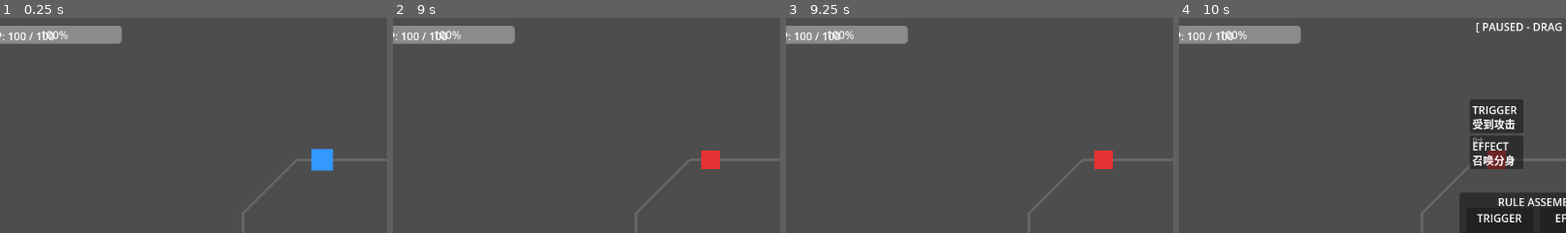
Above: before the commit, frames 1-4 (left to right).
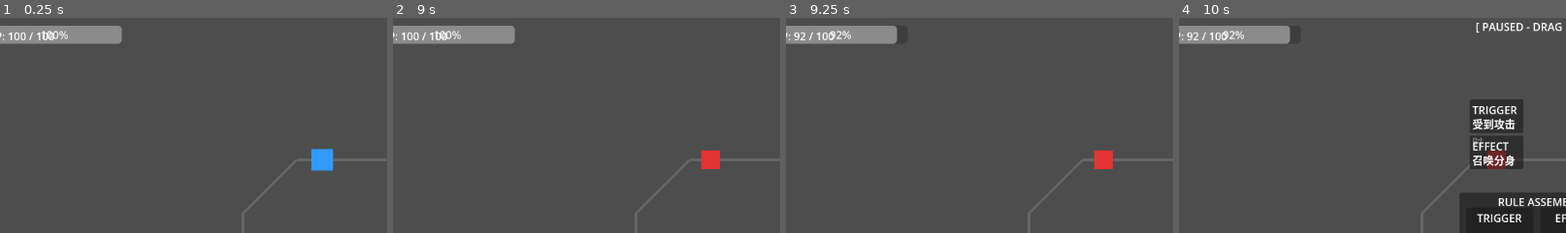
Above: after the commit, the same moments.

Repository: 595145489/attribute-loop
Game: Godot game, scene res://scenes/main/Main.tscn
Two runs of this game, one before a commit and one after it. Both use one fixed random seed, a clock stepped at 60 frames per second and the inputs below.
Inputs (mouse positions are % of the whole screen's width and height, from its top left):
- Up to frame 1 (0.25 s): no input
- Up to frame 2 (9 s): tap Enter (ui_accept) at 0.5, 0.77, 3.77, 4.25, 5, 5.75, 6.77, 7.25 s; move the mouse to (72, 44) at 0.52 s; click (72, 44) at 0.67 s; drag from (30, 54) to (45, 70) at 1.27 s; move the mouse to (60, 27) at 2.02 s; click (60, 27) at 2.17 s; drag from (45, 70) to (20, 34) at 2.77 s; move the mouse to (80, 65) at 3.52 s; click (80, 65) at 3.67 s; drag from (45, 51) to (35, 24) at 4.27 s; move the mouse to (55, 49) at 5.02 s; click (55, 49) at 5.17 s; drag from (54, 51) to (30, 54) at 5.77 s; move the mouse to (72, 44) at 6.52 s; click (72, 44) at 6.67 s; drag from (30, 54) to (45, 70) at 7.27 s; move the mouse to (60, 27) at 8.02 s; click (60, 27) at 8.17 s; drag from (45, 70) to (20, 34) at 8.77 s
- Up to frame 3 (9.25 s): no input
- Up to frame 4 (10 s): move the mouse to (80, 65) at 9.52 s; click (80, 65) at 9.67 s; tap Enter (ui_accept) at 9.77 s
The pictures show only the part of the screen within x 3-53%, y 0-50%; the shares and areas given below are measured in that part.

Frames 1-2 are identical in both runs. In frame 3, 0.6% of the frame differs, in the area x 2-32%, y 3-13%; in frame 4, 0.6%.

Commit message:
feat: add Log singleton, enemy component AI, overlay dynamic refresh
- Add Log autoload (scripts/systems/Log.gd) wired in project.godot
- Enemy now fires its own components on hit (heal/reflect/summon)
- Main.gd: remove starter rule — player must build from stripped components;
  fix setup_components called before add_child
- EnemyCardOverlay: handle enemies added/removed while overlay is open,
  auto-remove container when all components stripped
- Add game.log to .gitignore

Diff:
--- a/project.godot
+++ b/project.godot
@@ -14,9 +14,17 @@
 run/main_scene="res://scenes/main/Main.tscn"
 config/features=PackedStringArray("4.6", "GL Compatibility")
 
+[autoload]
+
+Log="*res://scripts/systems/Log.gd"
+
 [dotnet]
 
 project/assembly_name="attribute_loop"
+
+[editor_plugins]
+
+enabled=PackedStringArray("res://addons/godot_mcp/plugin.cfg")
 
 [physics]
 
--- a/scenes/enemy/Enemy.gd
+++ b/scenes/enemy/Enemy.gd
@@ -10,9 +10,13 @@
 @export var attack_damage: float = 8.0
 @export var attack_interval: float = 2.0
 
+var max_hp: float = 40.0
 var components: Array[EntryComponent] = []
 var _attack_timer: float = 0.0
 var player_ref: Node2D = null
+
+func _ready() -> void:
+	max_hp = hp
 
 func _process(delta: float) -> void:
 	if player_ref == null:
@@ -33,9 +37,37 @@
 	if component in components:
 		components.erase(component)
 		component_stripped.emit(component)
+		Log.info("stripped '%s', remaining=%d" % [component.label, components.size()], "Enemy")
 
 func receive_damage(amount: float) -> void:
 	hp -= amount
+	_fire_components("on_hit", {"amount": amount})
 	if hp <= 0.0:
+		Log.info("defeated (hp=%.1f)" % hp, "Enemy")
 		enemy_defeated.emit()
 		queue_free()
+
+func _fire_components(event: String, context: Dictionary) -> void:
+	var has_trigger := false
+	for comp in components:
+		if comp.slot_type == EntryComponent.SlotType.TRIGGER and comp.data.get("event") == event:
+			has_trigger = true
+			break
+	if not has_trigger:
+		return
+	for comp in components:
+		if comp.slot_type == EntryComponent.SlotType.EFFECT:
+			_apply_effect(comp, context)
+
+func _apply_effect(comp: EntryComponent, context: Dictionary) -> void:
+	match comp.data.get("type", ""):
+		"heal":
+			hp = clampf(hp + 10.0, 0.0, max_hp)
+			Log.info("heal → hp=%.1f" % hp, "Enemy")
+		"reflect_damage":
+			if player_ref and player_ref.has_method("receive_damage"):
+				var dmg: float = context.get("amount", 0.0) * 0.5
+				Log.info("reflect %.1f to player" % dmg, "Enemy")
+				player_ref.receive_damage(dmg)
+		"summon_clone":
+			Log.info("summon_clone (not implemented)", "Enemy")
--- a/scenes/main/Main.gd
+++ b/scenes/main/Main.gd
@@ -33,7 +33,6 @@
 	player.player_died.connect(_on_player_died)
 	game_state.state_changed.connect(_on_state_changed)
 
-	_give_player_starter_rule()
 	hud.update_hp(player.hp, player.max_hp)
 	hud.setup(player, player.inventory, enemies_node)
 
@@ -62,10 +61,10 @@
 	var use_b := randf() > 0.5
 	var scene := enemy_b_scene if use_b else enemy_a_scene
 	var enemy := scene.instantiate()
+	enemy.setup_components(_make_enemy_b_components() if use_b else _make_enemy_a_components())
 	enemies_node.add_child(enemy)
 	enemy.position = track.get_position_at(randf())
 	enemy.player_ref = player
-	enemy.setup_components(_make_enemy_b_components() if use_b else _make_enemy_a_components())
 
 func _make_enemy_a_components() -> Array[EntryComponent]:
 	var trigger := EntryComponent.new()
@@ -98,22 +97,6 @@
 
 	return [trigger, effect1, effect2]
 
-func _give_player_starter_rule() -> void:
-	var trigger := EntryComponent.new()
-	trigger.slot_type = EntryComponent.SlotType.TRIGGER
-	trigger.label = "受到攻击时"
-	trigger.data = {"event": "on_hit"}
-
-	var effect := EntryComponent.new()
-	effect.slot_type = EntryComponent.SlotType.EFFECT
-	effect.label = "恢复生命"
-	effect.data = {"type": "heal"}
-
-	var rule := Rule.new()
-	rule.trigger = trigger
-	rule.effect = effect
-	player.add_rule(rule)
-
 func _on_player_took_damage(_amount: float) -> void:
 	hud.update_hp(player.hp, player.max_hp)
 
--- a/scenes/player/Player.gd
+++ b/scenes/player/Player.gd
@@ -37,6 +37,7 @@
 	hp = clampf(hp - amount, 0.0, max_hp)
 	took_damage.emit(amount)
 	if hp <= 0.0:
+		Log.warn("player died", "Player")
 		player_died.emit()
 		return
 	_fire_rules("on_hit", {"owner": self, "amount": amount})
@@ -52,6 +53,7 @@
 	match effect_type:
 		"heal":
 			hp = clampf(hp + 15.0, 0.0, max_hp)
+			Log.info("rule heal → hp=%.1f" % hp, "Player")
 			healed.emit(15.0)
 		"reflect_damage":
 			pass
--- a/scenes/ui/EnemyCardOverlay.gd
+++ b/scenes/ui/EnemyCardOverlay.gd
@@ -9,6 +9,8 @@
 
 func setup(p_enemies_node: Node2D) -> void:
 	enemies_node = p_enemies_node
+	enemies_node.child_entered_tree.connect(_on_enemy_added)
+	enemies_node.child_exiting_tree.connect(_on_enemy_removing)
 
 func _notification(what: int) -> void:
 	if what == NOTIFICATION_VISIBILITY_CHANGED:
@@ -25,13 +27,28 @@
 		if is_instance_valid(enemy) and is_instance_valid(_enemy_containers[enemy]):
 			_enemy_containers[enemy].position = canvas_tf * enemy.global_position + Vector2(-40, -90)
 
+func _on_enemy_added(enemy: Node) -> void:
+	if not visible:
+		return
+	if enemy.has_method("strip_component") and enemy.components.size() > 0:
+		Log.info("new enemy while overlay open → building card", "Overlay")
+		_create_enemy_container(enemy)
+
+func _on_enemy_removing(enemy: Node) -> void:
+	if enemy in _enemy_containers:
+		Log.info("enemy removed → cleaning container", "Overlay")
+		_remove_enemy_container(enemy)
+
 func _build_all_cards() -> void:
 	_clear_all_cards()
 	if enemies_node == null:
 		return
+	var count := 0
 	for enemy in enemies_node.get_children():
 		if enemy.has_method("strip_component") and enemy.components.size() > 0:
 			_create_enemy_container(enemy)
+			count += 1
+	Log.info("overlay opened, built %d cards" % count, "Overlay")
 
 func _clear_all_cards() -> void:
 	for enemy in _strip_connections:
@@ -57,6 +74,19 @@
 		container.add_child(card)
 		card.setup(comp, enemy)
 
+func _remove_enemy_container(enemy: Node) -> void:
+	if enemy in _strip_connections:
+		if is_instance_valid(enemy):
+			var callable = _strip_connections[enemy]
+			if enemy.component_stripped.is_connected(callable):
+				enemy.component_stripped.disconnect(callable)
+		_strip_connections.erase(enemy)
+	if enemy in _enemy_containers:
+		var container = _enemy_containers[enemy]
+		if is_instance_valid(container):
+			container.queue_free()
+		_enemy_containers.erase(enemy)
+
 func _remove_card_for_component(component, enemy: Node) -> void:
 	var container = _enemy_containers.get(enemy)
 	if container == null or not is_instance_valid(container):
@@ -65,4 +95,7 @@
 		if is_instance_valid(child) and child.component == component:
 			container.remove_child(child)
 			child.queue_free()
-			return
+			break
+	if container.get_child_count() == 0:
+		Log.info("all components stripped → removing container", "Overlay")
+		_remove_enemy_container(enemy)
--- /dev/null
+++ b/scripts/systems/Log.gd
@@ -0,0 +1,31 @@
+extends Node
+
+const LOG_PATH := "res://game.log"
+
+var _file: FileAccess = null
+
+func _ready() -> void:
+	_file = FileAccess.open(LOG_PATH, FileAccess.WRITE)
+	if _file:
+		_write("=== Session Start " + Time.get_datetime_string_from_system() + " ===")
+
+func info(msg: String, tag: String = "") -> void:
+	_write("[INFO]" + (" [%s] " % tag if tag else " ") + msg)
+
+func warn(msg: String, tag: String = "") -> void:
+	_write("[WARN]" + (" [%s] " % tag if tag else " ") + msg)
+
+func error(msg: String, tag: String = "") -> void:
+	_write("[ERR] " + (" [%s] " % tag if tag else " ") + msg)
+
+func _write(line: String) -> void:
+	if _file == null:
+		return
+	_file.store_line(Time.get_time_string_from_system() + " " + line)
+	_file.flush()
+
+func _exit_tree() -> void:
+	if _file:
+		_write("=== Session End ===")
+		_file.close()
+		_file = null
Not shown, changed: .gitignore
